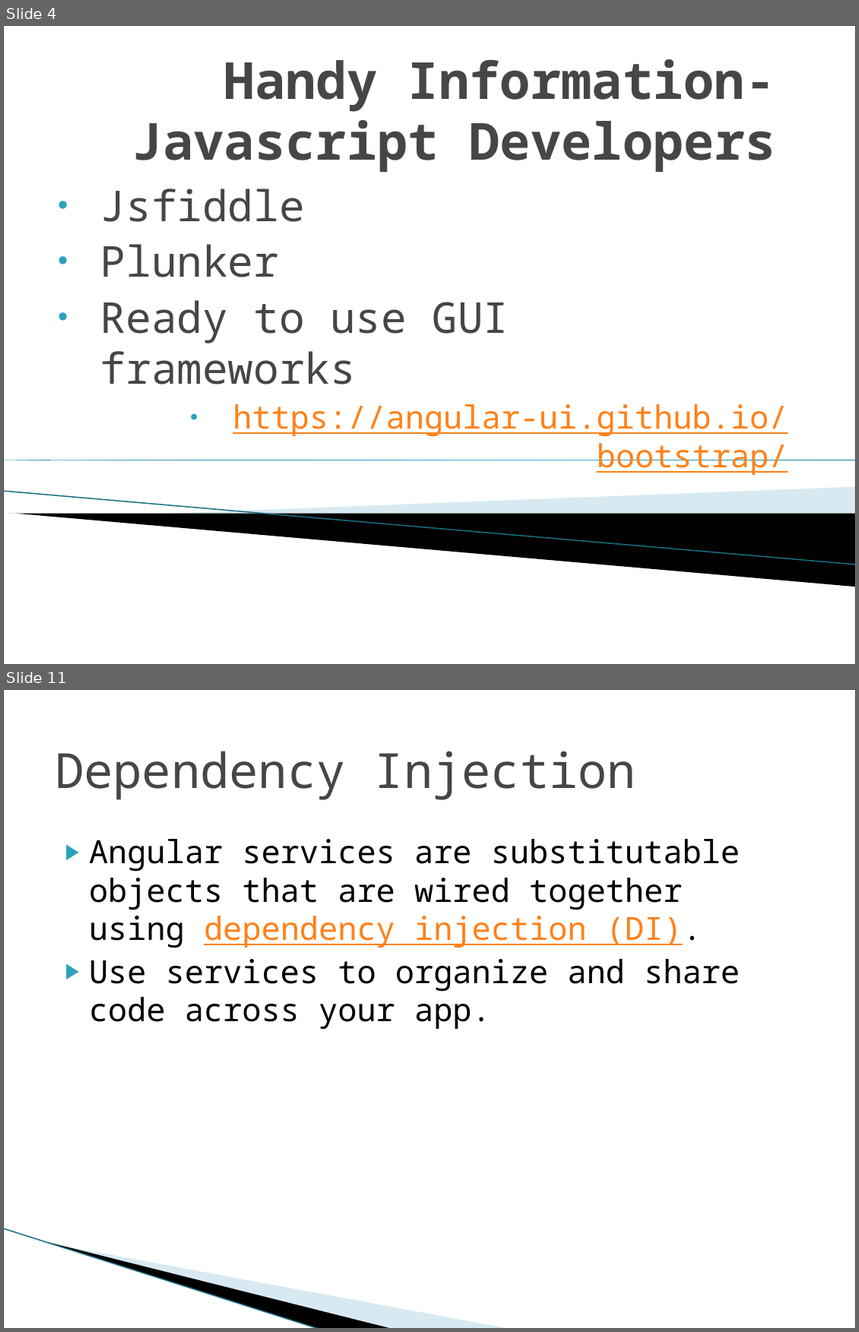
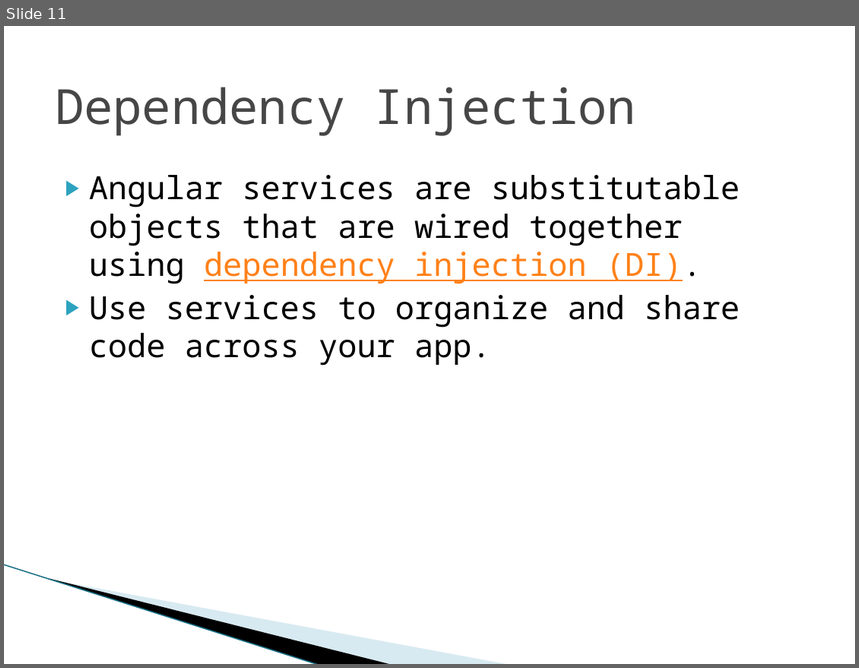
Before and after one commit to LeidosInnovation/Project-AngularJS, a slide deck: AngularJS-02/AngularJS-02.pptx. Shown one above the other, each under a label of ours: slides 4 and 11 before the commit, slide 11 after it; the slides between them are not shown. The pictures are 859x1332 and 859x668 pixels, drawn with LibreOffice and Linux fonts; fonts in the diff are those of the drawing; background and template pictures are left out. Boxes give left, top, right and bottom in pixels: in the first picture for what was removed or moved away, otherwise in the second. Text is boxed around its words. In the diff, an @@ line names an element or a change of style, - is before the commit and + after.

```diff
--- a/AngularJS-02/AngularJS-02.pptx
+++ b/AngularJS-02/AngularJS-02.pptx
@@ slide 4 removed at bbox=[4, 26, 855, 664], background #FFFFFF @@
@@ title removed at bbox=[132, 59, 776, 172] @@
-Handy Information- Javascript Developers
@@ subtitle removed at bbox=[101, 189, 788, 475] @@
-• Jsfiddle
-• Plunker
-• Ready to use GUI frameworks
-• https://angular-ui.github.io/bootstrap/
@@ right triangle removed at bbox=[4, 460, 855, 460] @@
@@ line removed from (4, 492) to (855, 565) @@
@@ freeform shape removed at bbox=[161, 487, 855, 532] @@
@@ freeform shape removed at bbox=[7, 514, 855, 587] @@
```
Also in this commit, not shown: 4 slides changed, 5 slides added, 4 other slides removed.
